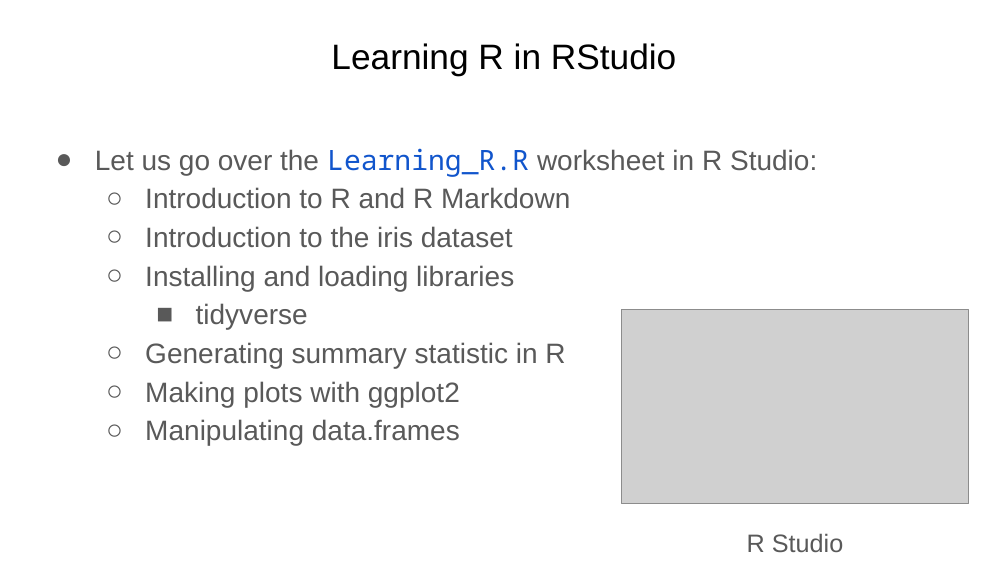
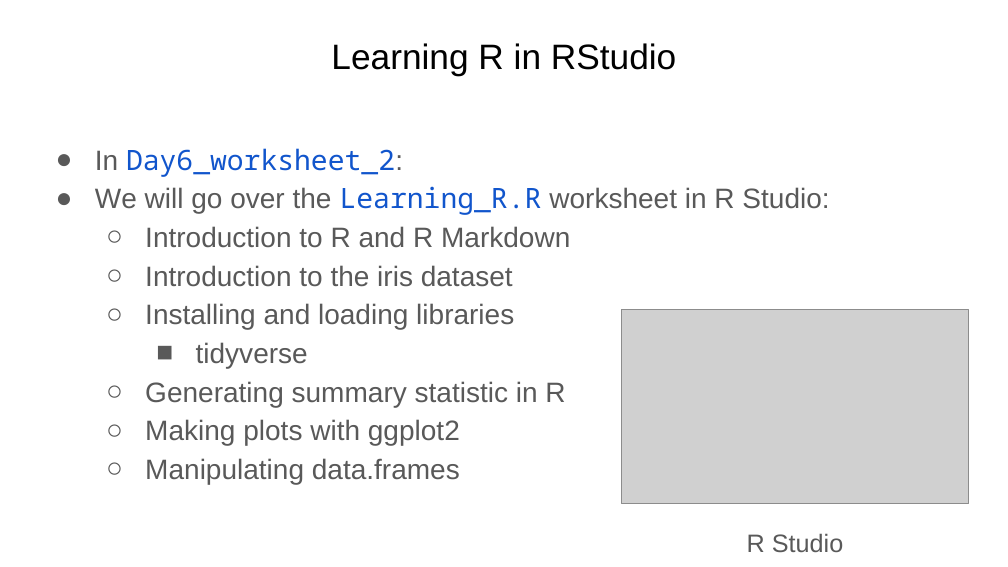
Before and after one commit to Dowell-Lab/srworkshop, a slide deck: slide 8 of day06/slides/Day6_slides.pptx. Drawn at 1008x567 pixels with LibreOffice and Linux fonts; fonts in the diff are those of the drawing; grey boxes stand for pictures. Boxes give left, top, right and bottom in pixels: in the first picture for what was removed or moved away, otherwise in the second. Text is boxed around its words. In the diff, an @@ line names an element or a change of style, - is before the commit and + after.

```diff
--- a/day06/slides/Day6_slides.pptx
+++ b/day06/slides/Day6_slides.pptx
@@ text at [95,148,829,215]: text changed @@
-● Let us go over the Learning_R.R worksheet in R Studio:
+● In Day6_worksheet_2:
+● We will go over the Learning_R.R worksheet in R Studio:
```
Also in this commit, not shown: 2 other slides changed.
